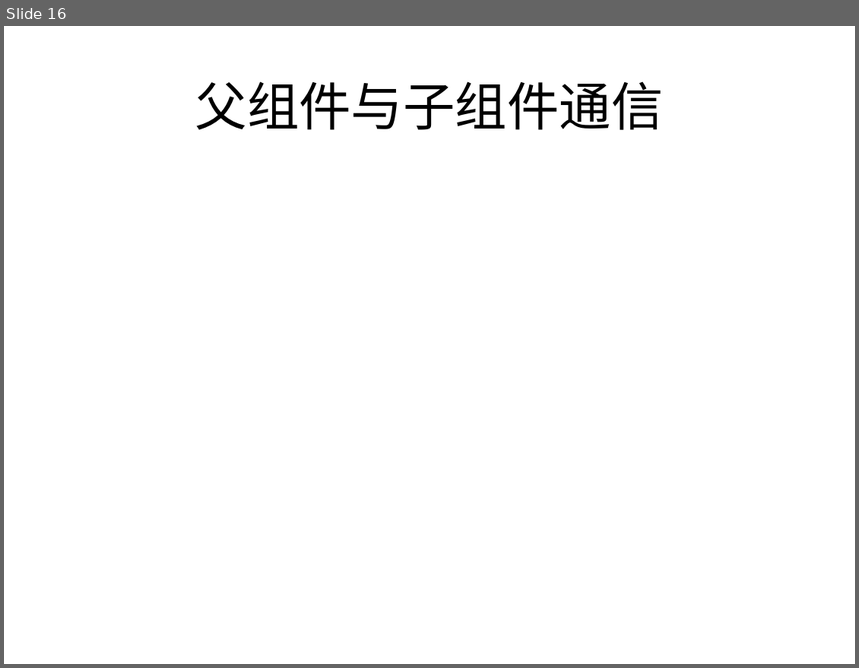
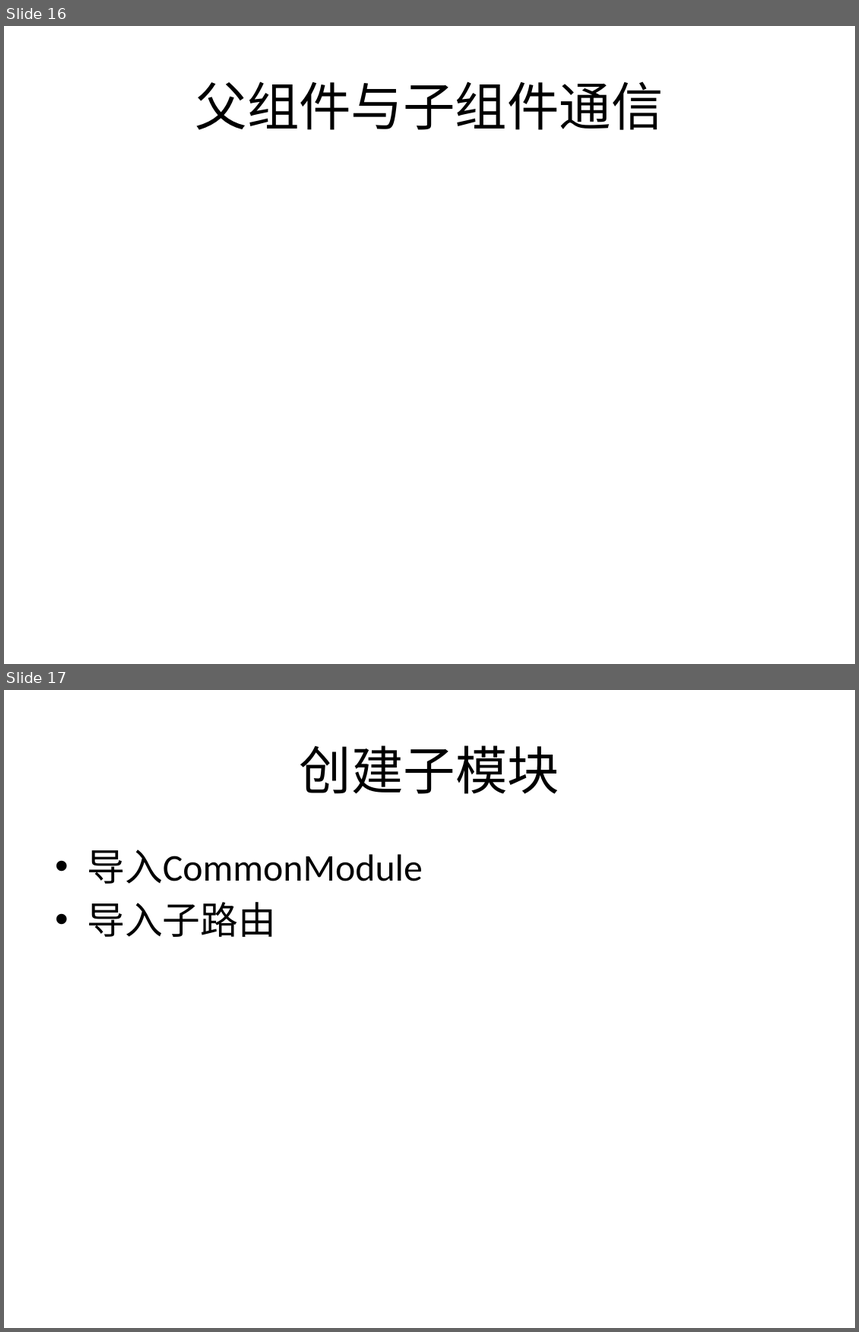
Before and after one commit to jasonLiu001/ng-study-ppt-files, a slide deck: files/Angular2.pptx. Shown one above the other, each under a label of ours: slide 16 before the commit, slides 16 and 17 after it. The pictures are 859x668 and 859x1332 pixels, drawn with LibreOffice and Linux fonts; fonts in the diff are those of the drawing. Boxes give left, top, right and bottom in pixels: in the first picture for what was removed or moved away, otherwise in the second. Text is boxed around its words. In the diff, an @@ line names an element or a change of style, - is before the commit and + after.

```diff
--- a/files/Angular2.pptx
+++ b/files/Angular2.pptx
@@ slide 17 added at bbox=[4, 690, 855, 1328], background #CBE9CF @@
@@ title added at bbox=[300, 745, 560, 794], 44 pt, text #000000 @@
+创建子模块
@@ text added at bbox=[87, 850, 423, 937], 32 pt, text #000000 @@
+• 导入CommonModule
+• 导入子路由
```
Also in this commit, not shown: 1 slide changed, 7 other slides added.
